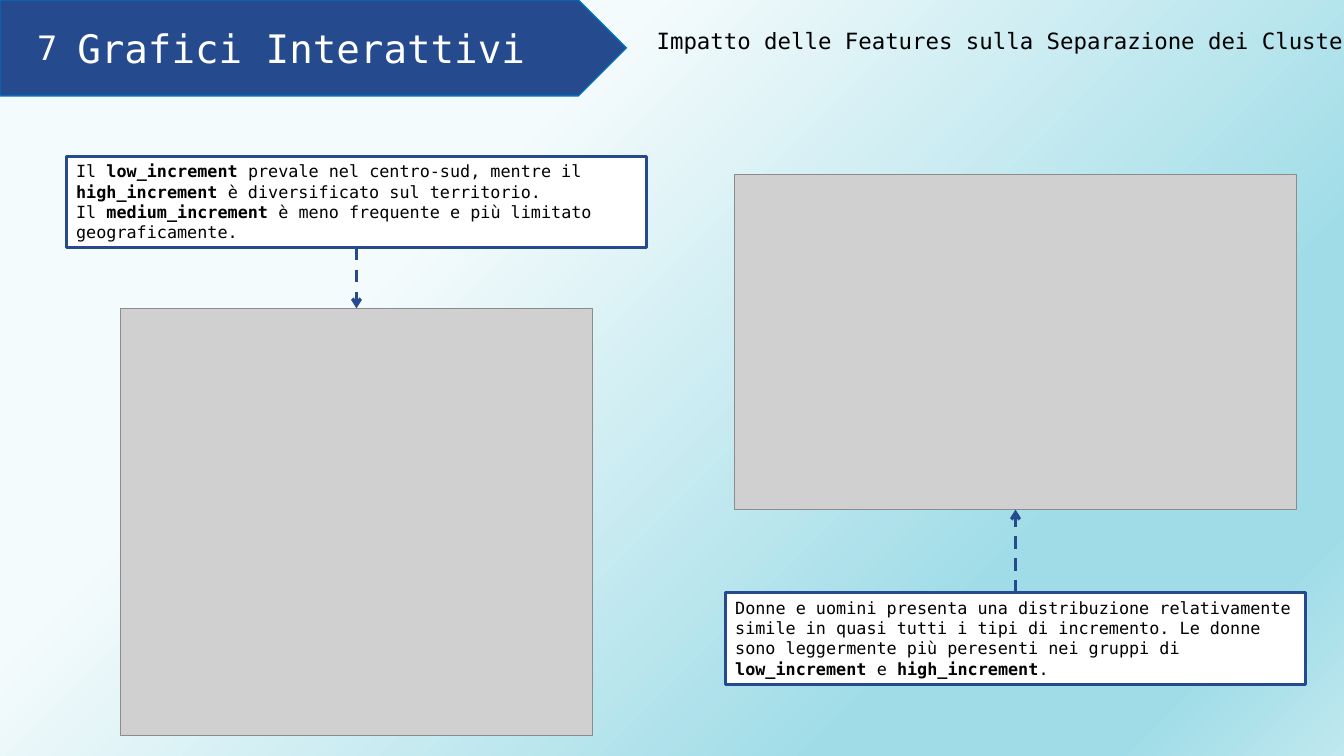
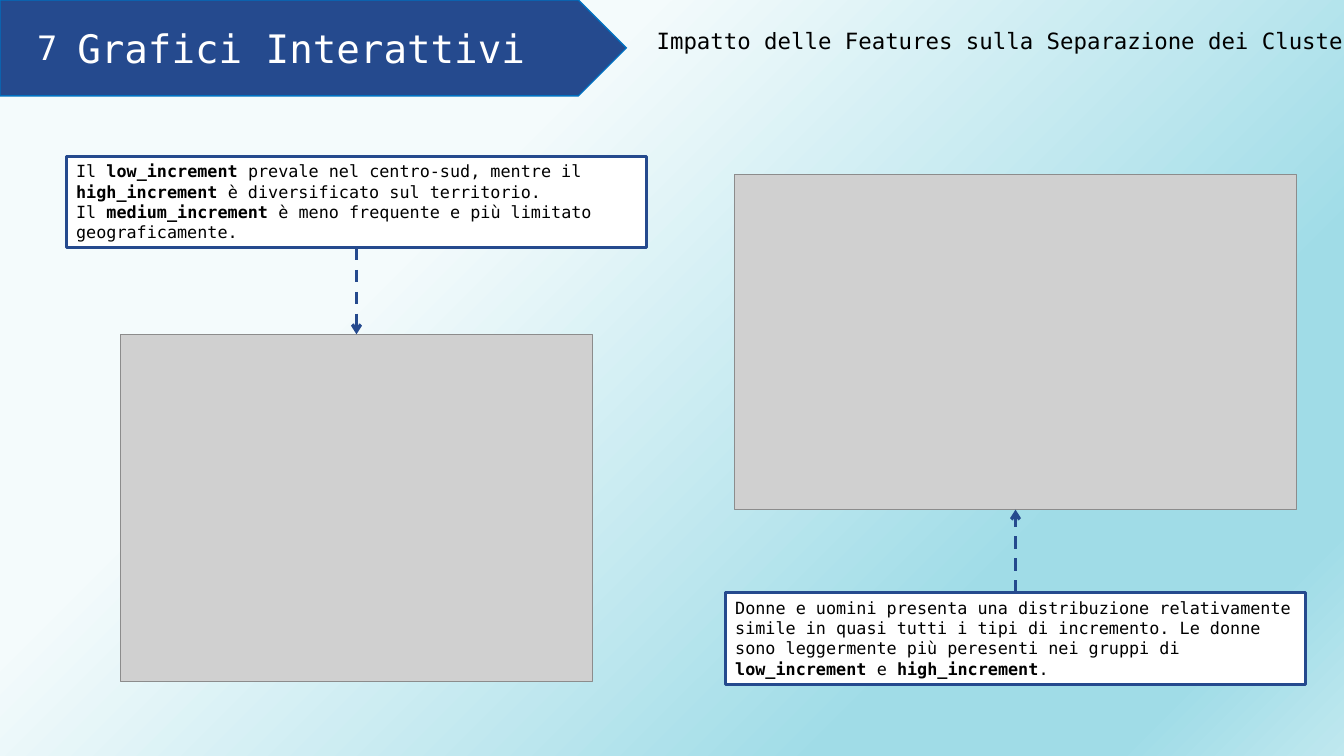
Before and after one commit to AlessiaRossi/Teleassistance-Supervised-Clustering, a slide deck: slide 16 of myLib/Presentazione_proggetto_FIA.pptx. Drawn at 1344x756 pixels with LibreOffice and Linux fonts; fonts in the diff are those of the drawing; grey boxes stand for pictures. Boxes give left, top, right and bottom in pixels: in the first picture for what was removed or moved away, otherwise in the second. Text is boxed around its words. In the diff, an @@ line names an element or a change of style, - is before the commit and + after.

Commit message:
updated presentation

```diff
--- a/myLib/Presentazione_proggetto_FIA.pptx
+++ b/myLib/Presentazione_proggetto_FIA.pptx
@@ arrow moved from (357, 248) - (357, 309) to (357, 248) - (357, 335) @@
@@ picture: place and size @@
-picture at <box>121,309,593,736</box>
+picture at <box>121,335,593,683</box>
```
Also in this commit, not shown: 1 other file.
